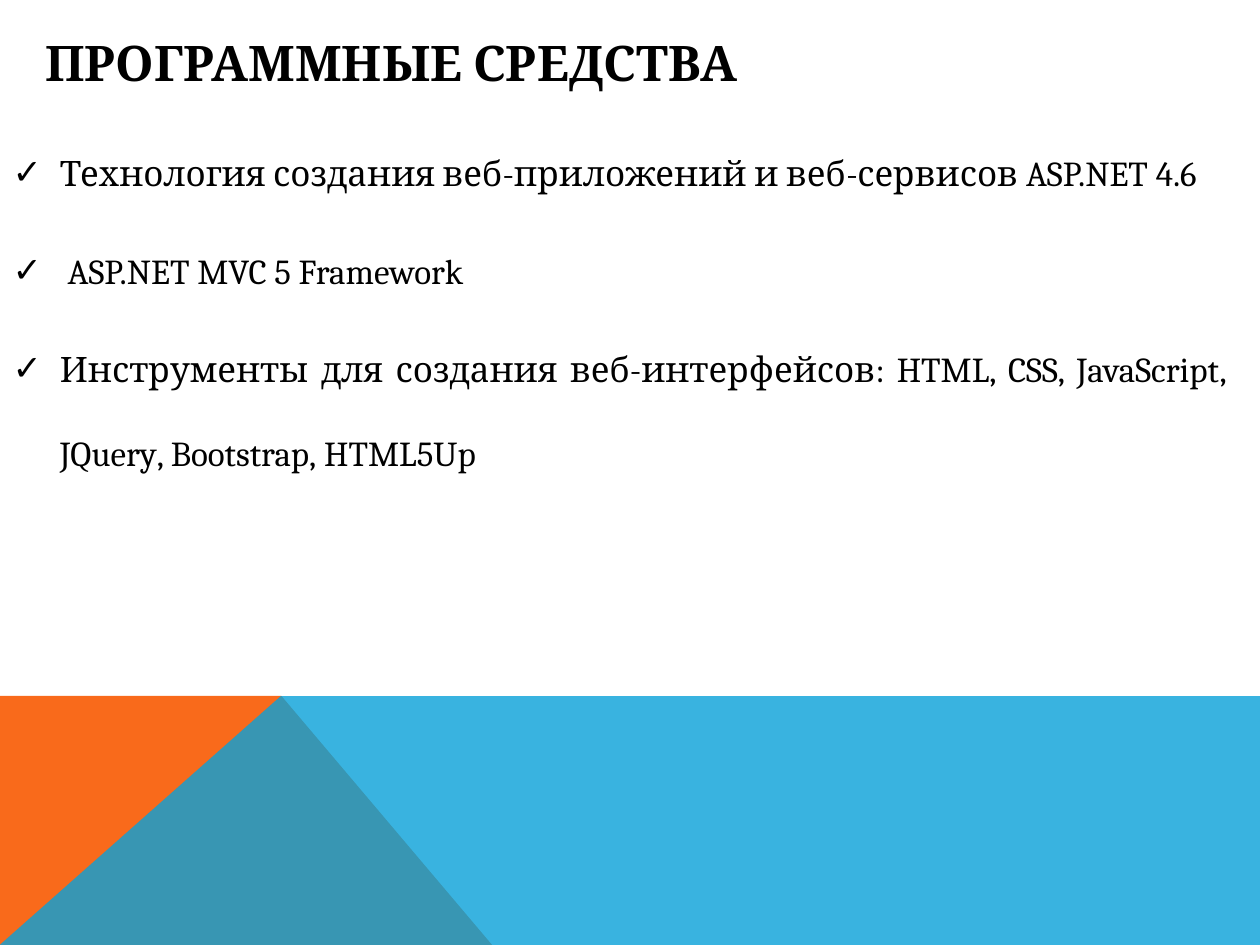
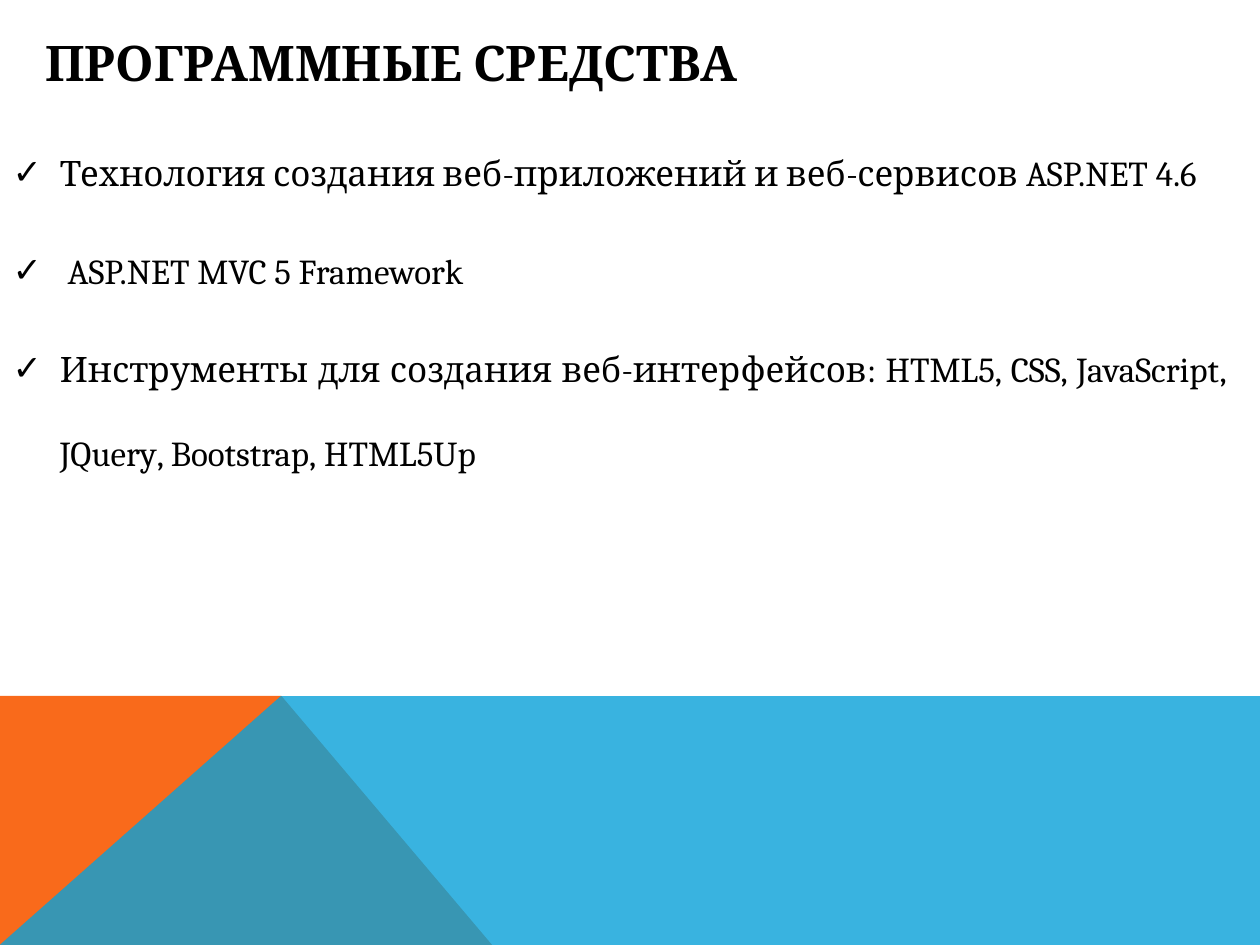
Before and after one commit to dimaatos/LEARNITmvc, a slide deck: slide 3 of Presentation.pptx. Drawn at 1260x945 pixels with LibreOffice and Linux fonts; fonts in the diff are those of the drawing. Boxes give left, top, right and bottom in pixels: in the first picture for what was removed or moved away, otherwise in the second. Text is boxed around its words. In the diff, an @@ line names an element or a change of style, - is before the commit and + after.

```diff
--- a/Presentation.pptx
+++ b/Presentation.pptx
@@ text at <box>60,355,1227,474</box>: text changed @@
-✓ Инструменты для создания веб-интерфейсов: HTML, CSS, JavaScript, JQuery, Bootstrap, HTML5Up
+✓ Инструменты для создания веб-интерфейсов: HTML5, CSS, JavaScript, JQuery, Bootstrap, HTML5Up
```
Also in this commit, not shown: 10 other slides changed, 1 other file.
